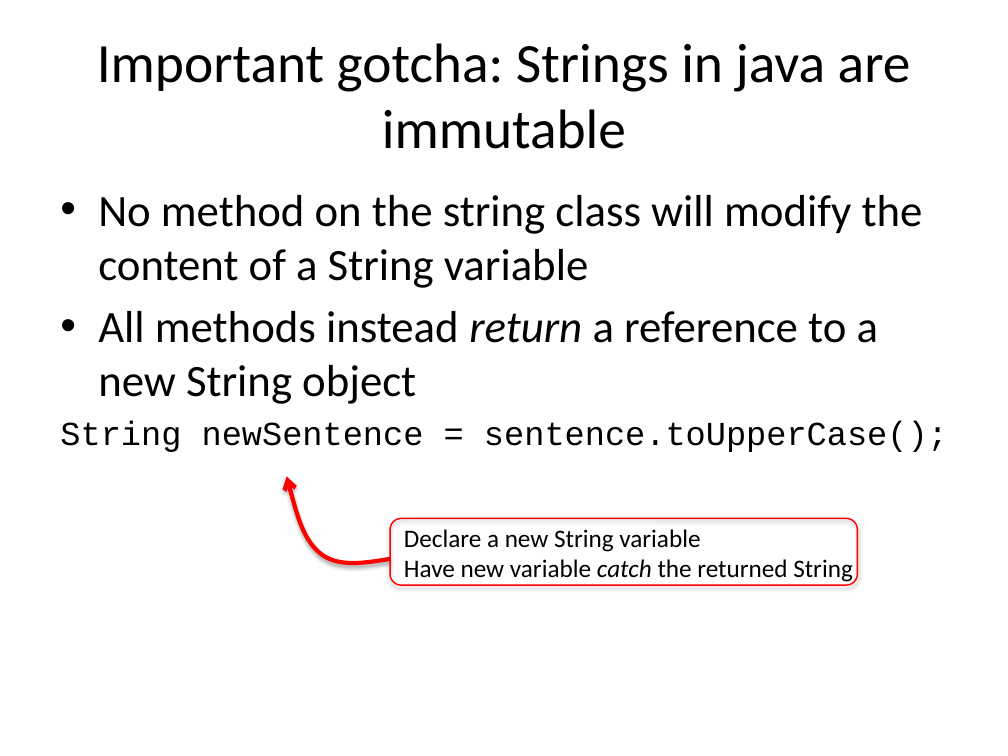
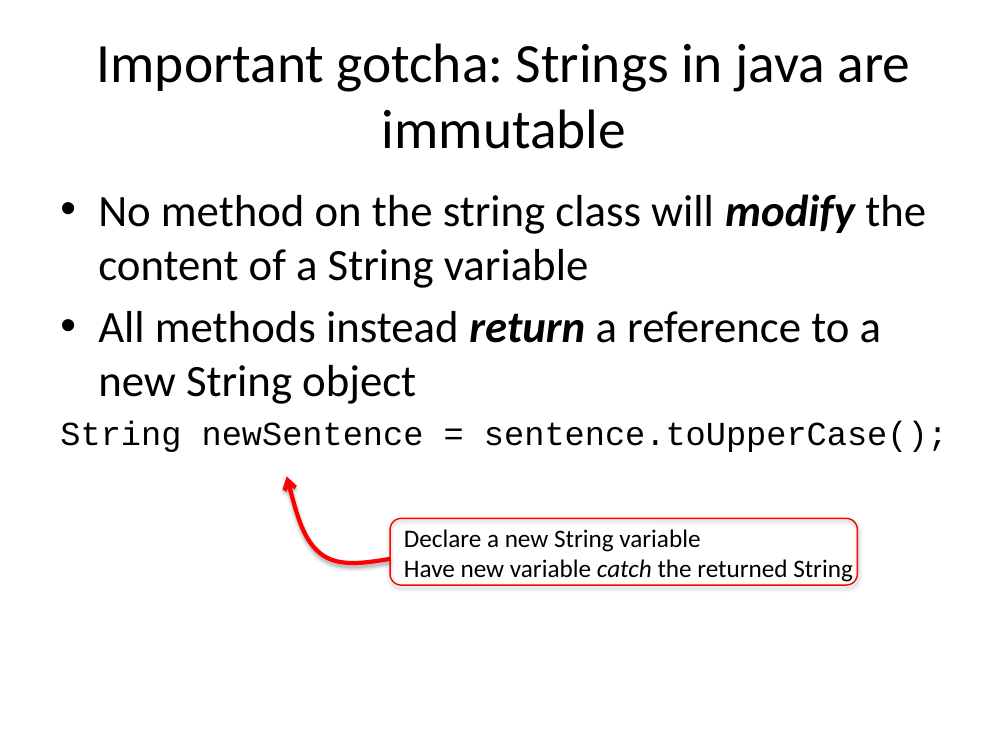
Before and after one commit to RHIT-CSSE/csse220, a slide deck: slide 14 of ClassMaterials/ObjectIntroAndMisc/Slides/Part2-UsingDebugger.pptx. Drawn at 1008x756 pixels with LibreOffice and Linux fonts; fonts in the diff are those of the drawing. Boxes give left, top, right and bottom in pixels: in the first picture for what was removed or moved away, otherwise in the second. Text is boxed around its words. In the diff, an @@ line names an element or a change of style, - is before the commit and + after.

Commit message:
updating Mondays object into slides

```diff
--- a/ClassMaterials/ObjectIntroAndMisc/Slides/Part2-UsingDebugger.pptx
+++ b/ClassMaterials/ObjectIntroAndMisc/Slides/Part2-UsingDebugger.pptx
@@ text at (98,194,926,404): bold on in "modify", "return"; italic on in "modify" @@
```
Also in this commit, not shown: 3 other slides changed, 2 slides added, 2 other files.
